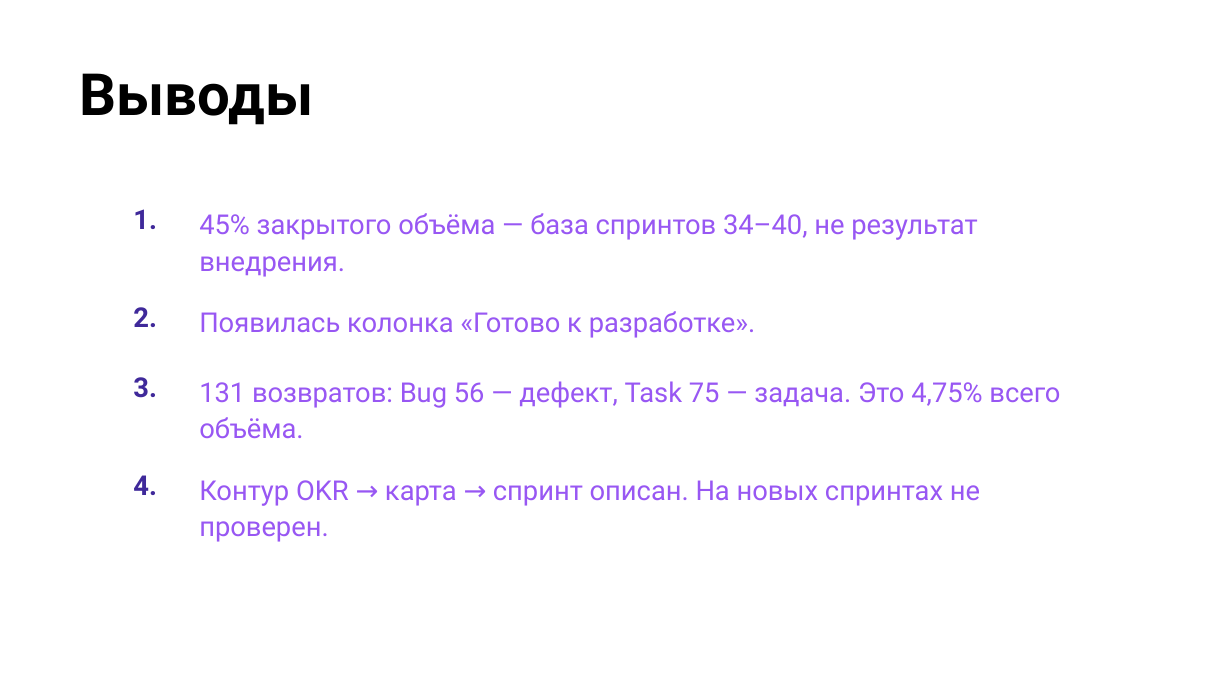
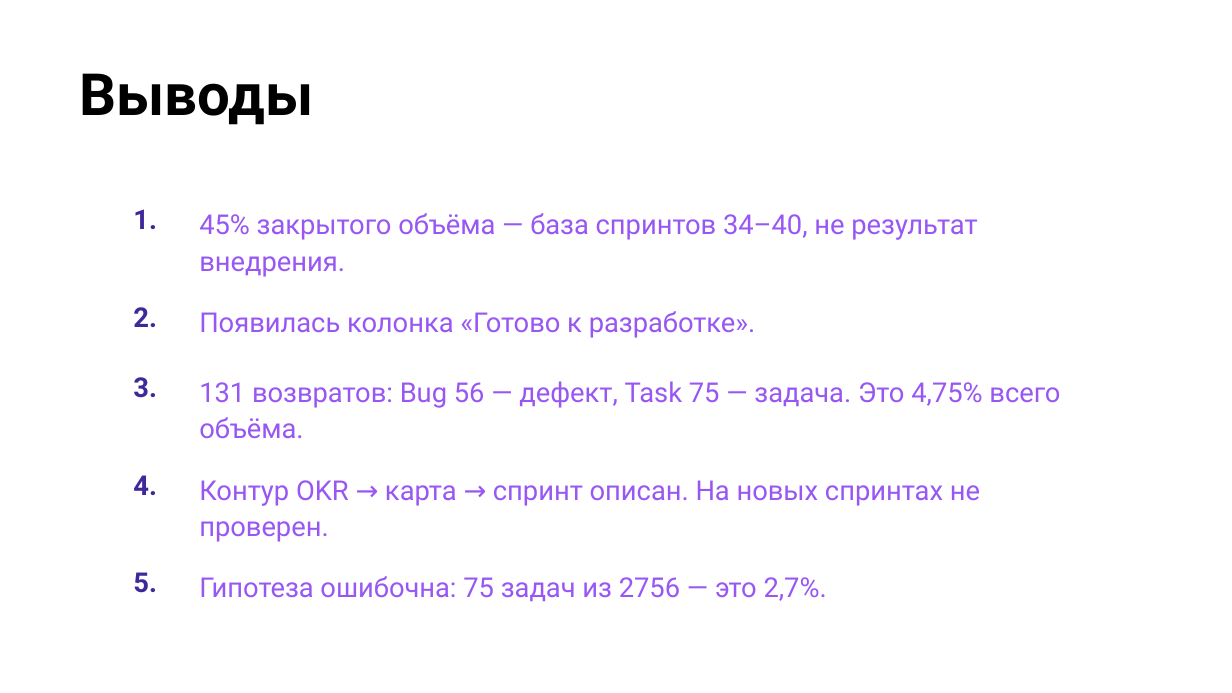
Before and after one commit to camelot270/otus_work, a slide deck: slide 18 of docs/Защита проекта. Петров Н.И..pptx. Drawn at 1232x693 pixels with LibreOffice and Linux fonts; fonts in the diff are those of the drawing; background and template pictures are left out. Boxes give left, top, right and bottom in pixels: in the first picture for what was removed or moved away, otherwise in the second. Text is boxed around its words. In the diff, an @@ line names an element or a change of style, - is before the commit and + after.

```diff
--- a/docs/Защита проекта. Петров Н.И..pptx
+++ b/docs/Защита проекта. Петров Н.И..pptx
@@ table at [107,192,1083,606] @@
-row 5, column 1: 
+row 5, column 1: 5.
-row 5, column 2: 
+row 5, column 2: Гипотеза ошибочна: 75 задач из 2756 — это 2,7%.
```
Also in this commit, not shown: 3 other slides changed.
